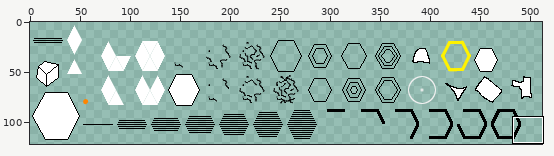
Sprite sheet: core/assets/main.png. The first picture is a wide view before the edit; the outline marks the close-up.
Close-up. Before:
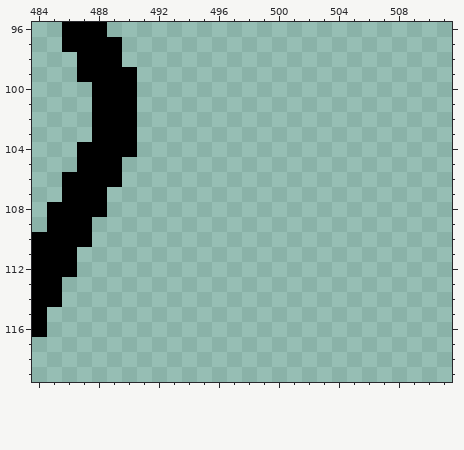
The file is 512x128 pixels. Pixels under 10% opacity are left out. Colours within 5 levels of each other are drawn and written as one. Shown: x 484..511, y 96..119. The wide view leaves out empty margins.
And afterwards:
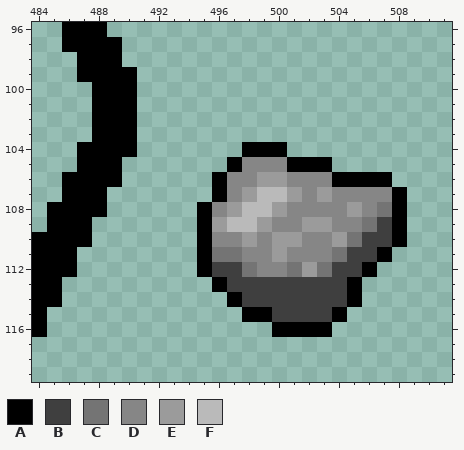
Palette (. is transparent): A #000000  B #3f3f3f  C #747474  D #868686  E #9b9b9b  F #bababa
From old to new:
y 104: x 498..500 ... -> AAA
y 105: x 497..503 ....... -> ADDDAAA
y 106: x 496..507 ............ -> ADDEEDDDAAAA
y 107: x 496..508 ............. -> ADEFFEDEDDDDA
y 108: x 495..508 .............. -> ADEFFEDDDDEDCA
y 109: x 495..508 .............. -> AEFFEDDEEDDCBA
y 110: x 495..508 .............. -> ADDEDEEDDECBBA
y 111: x 495..507 ............. -> ACCDDEDDDCBBA
y 112: x 495..506 ............ -> ABBCDDCECBBA
y 113: x 496..505 .......... -> ABBBBBBBBA
y 114: x 497..505 ......... -> ABBBBBBBA
y 115: x 498..504 ....... -> AABBBBA
y 116: x 500..503 .... -> AAAA
